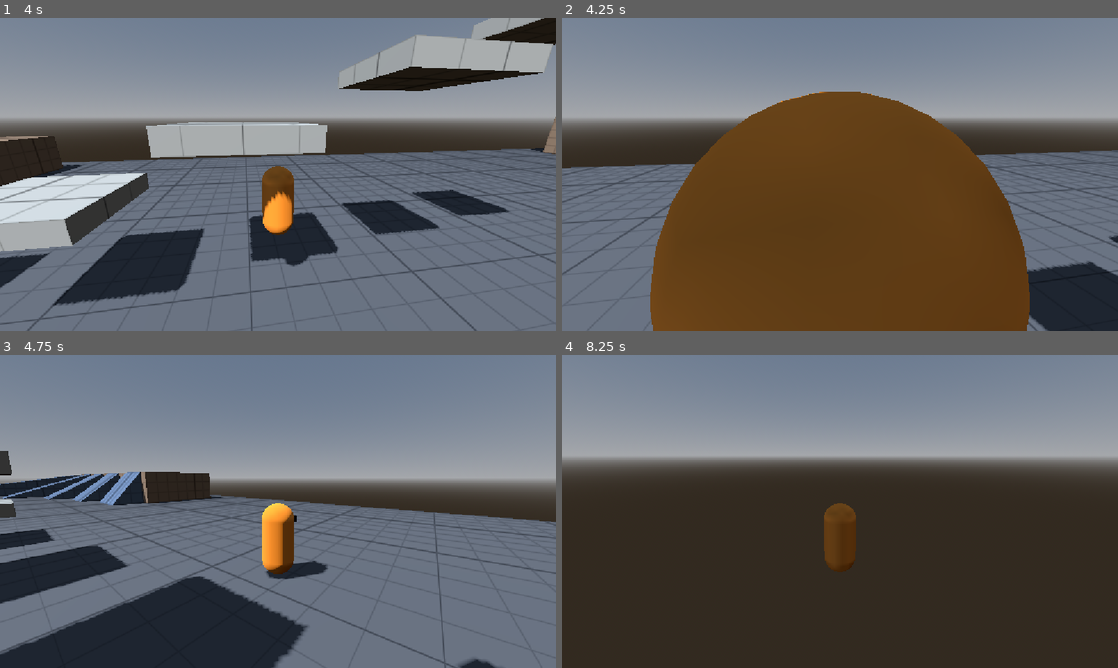
Above: before the commit, frames 1-4 (two rows, left to right).
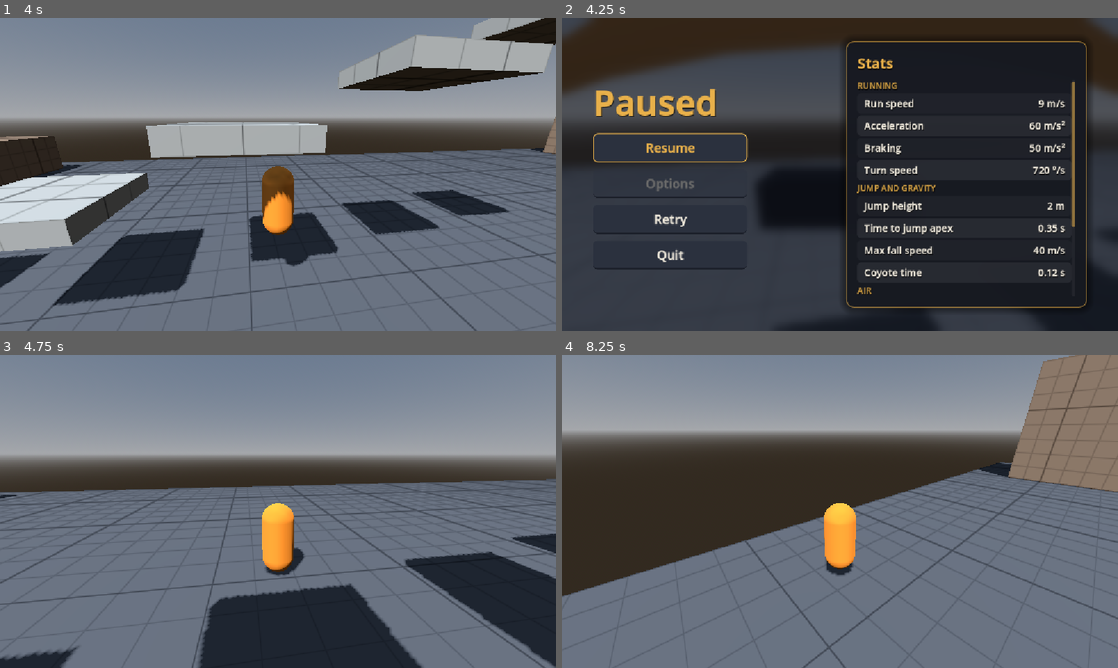
Above: after the commit, the same moments.

Repository: UriBokchoi/BroGuild
Game: Godot game, scene res://levels/test_gym/test_gym.tscn
Same seed, same stepped clock (60 frames per second), same inputs: the game is played once before the commit and once after it.
Inputs (mouse positions are in pixels of both pictures, inside the frame that each line leads up to):
- Up to frame 1 (4 s): tap Enter at 0.5 s; move the mouse to (305, 174) at 0.52 s; hold W (move_forward) from 0.53 s (still down); tap Tab (show_stats) at 0.6, 1.55, 3.05, 3.6 s; click (305, 174) at 0.67 s; tap Space (jump) at 0.77, 0.8, 1.07, 1.35, 1.52, 1.82, 2.3, 3.02, 3.32, 3.77, 3.8 s; move the mouse to (250, 174) at 1.27 s; move the mouse to (289, 168) at 2.02 s; tap Shift (dash) at 2.1 s; move the mouse to (272, 180) at 2.77 s; tap E (interact) at 2.85 s; click (272, 180) at 2.92 s; move the mouse to (316, 177) at 3.52 s
- Up to frame 2 (4.25 s): keep holding W (move_forward); tap Space (jump) at 4.07 s; tap Escape (pause) at 4.15 s
- Up to frame 3 (4.75 s): release W (move_forward) at 4.25 s; click (105, 486) at 4.25 s, where only the run after the commit has a clickable "Resume"
- Up to frame 4 (8.25 s): move the mouse to (795, 508) at 5.02 s; hold W (move_forward) 5.03-6.53 s; tap Ctrl (slide) at 5.1 s; tap Space (jump) at 5.27, 5.57, 6.05, 6.77, 7.07, 7.35, 7.52, 7.82 s; tap Tab (show_stats) at 5.3, 6.6 s; move the mouse to (845, 511) at 5.77 s; tap Alt at 5.85 s; click (845, 511) at 5.92 s; move the mouse to (817, 505) at 6.52 s; hold D (move_right) 6.53-7.28 s; move the mouse to (867, 511) at 7.27 s; hold W (move_forward) from 7.28 s (still down); move the mouse to (812, 511) at 8.02 s; tap Shift (dash) at 8.1 s; click (812, 511) at 8.17 s

Frame 1 is identical in both runs. In frame 2, 95% of the frame differs, in the area x 0-100%, y 0-100%; in frame 3, 38%; in frame 4, 64%.

Commit message:
feat(ui): menú de pausa con todas las stats del jugador
Esc pausa el juego y abre el menú: Continuar, Opciones (desactivado),
Reintentar y Salir a la izquierda; a la derecha, un panel fijo con
StatsView (stats agrupadas, traducidas, con unidad y scroll; las
modificadas, resaltadas con su base). Fondo difuminado con un shader.

Co-Authored-By: Claude Opus 5.5 <noreply@anthropic.com>

Diff:
--- a/levels/test_gym/test_gym.tscn
+++ b/levels/test_gym/test_gym.tscn
@@ -8,6 +8,7 @@
 [ext_resource type="Script" path="res://ui/mouse_capture.gd" id="6_mouse"]
 [ext_resource type="PackedScene" path="res://entities/player/player.tscn" id="7_player"]
 [ext_resource type="PackedScene" path="res://ui/debug/debug_panel.tscn" id="8_debug"]
+[ext_resource type="PackedScene" path="res://ui/menus/pause/pause_menu.tscn" id="9_pause"]
 
 [sub_resource type="ProceduralSkyMaterial" id="ProceduralSkyMaterial_lgb4e"]
 
@@ -39,6 +40,9 @@
 [node name="DebugPanel" parent="." node_paths=PackedStringArray("player") instance=ExtResource("8_debug")]
 player = NodePath("../Player")
 
+[node name="PauseMenu" parent="." node_paths=PackedStringArray("player") instance=ExtResource("9_pause")]
+player = NodePath("../Player")
+
 [node name="Geometry" type="Node3D" parent="." unique_id=361505001]
 
 [node name="Floor" type="CSGBox3D" parent="Geometry" unique_id=1523250139]
--- /dev/null
+++ b/tests/integration/ui/menus/pause/test_pause_menu.gd
@@ -0,0 +1,64 @@
+extends GutTest
+## Menú de pausa: Esc lo abre y lo cierra pausando el juego, y muestra todas las stats del
+## jugador, resaltando las modificadas.
+
+const PlayerScene := preload("res://entities/player/player.tscn")
+const MenuScene := preload("res://ui/menus/pause/pause_menu.tscn")
+
+var _player: Player
+var _menu: PauseMenu
+
+
+func before_each() -> void:
+	_player = PlayerScene.instantiate() as Player
+	add_child_autofree(_player)
+	_menu = MenuScene.instantiate() as PauseMenu
+	_menu.player = _player
+	add_child_autofree(_menu)
+
+
+func after_each() -> void:
+	# Nunca dejar el árbol en pausa: GUT se quedaría parado.
+	get_tree().paused = false
+
+
+func test_escape_opens_and_closes_pausing_the_game() -> void:
+	assert_false(_menu.visible)
+	_menu._unhandled_input(_press(InputActions.PAUSE))
+	assert_true(_menu.visible)
+	assert_true(get_tree().paused)
+	_menu._unhandled_input(_press(InputActions.PAUSE))
+	assert_false(_menu.visible)
+	assert_false(get_tree().paused)
+
+
+func test_continue_resumes_the_game() -> void:
+	_menu.open()
+	(_menu.get_node(^"%Continue") as Button).pressed.emit()
+	assert_false(_menu.visible)
+	assert_false(get_tree().paused)
+
+
+func test_options_is_disabled_for_now() -> void:
+	var options := _menu.get_node(^"Margin/Layout/Menu/Options") as Button
+	assert_true(options.disabled)
+
+
+func test_shows_every_player_stat() -> void:
+	var view := _menu.get_node(^"%StatsView") as StatsView
+	assert_eq(view.shown_stats(), _player.stats.get_stats())
+
+
+func test_modified_stats_are_highlighted_when_opening() -> void:
+	var view := _menu.get_node(^"%StatsView") as StatsView
+	_player.stats.add_modifier(StatModifier.create(&"run_speed", StatModifier.Kind.PERCENT, 0.2), self)
+	_menu.open()
+	assert_true(view.is_highlighted(&"run_speed"))
+	assert_false(view.is_highlighted(&"jump_height"))
+
+
+func _press(action: StringName) -> InputEventAction:
+	var event := InputEventAction.new()
+	event.action = action
+	event.pressed = true
+	return event
--- /dev/null
+++ b/ui/menus/pause/pause_menu.gd
@@ -0,0 +1,66 @@
+class_name PauseMenu
+extends CanvasLayer
+## Menú de pausa (Esc): pausa el juego y pide el cursor. A la izquierda, las opciones; a la
+## derecha, todas las stats del jugador. «Opciones» aún no hace nada (desactivado).
+## Funciona con el juego en pausa ([code]process_mode = ALWAYS[/code] en la escena).
+
+## Jugador cuyas stats se muestran.
+@export var player: Player
+
+@onready var _continue: Button = %Continue
+@onready var _retry: Button = %Retry
+@onready var _quit: Button = %Quit
+@onready var _stats_view: StatsView = %StatsView
+
+
+func _ready() -> void:
+	_continue.pressed.connect(close)
+	_retry.pressed.connect(_retry_run)
+	_quit.pressed.connect(_quit_game)
+	_stats_view.show_stats(player.stats)
+	visible = false
+
+
+func _unhandled_input(event: InputEvent) -> void:
+	if not event.is_action_pressed(InputActions.PAUSE):
+		return
+	if visible:
+		close()
+	else:
+		open()
+	get_viewport().set_input_as_handled()
+
+
+func _exit_tree() -> void:
+	# Si la escena se va con el menú abierto, que no deje el juego en pausa ni el cursor pedido.
+	if visible:
+		_set_open(false)
+
+
+## Abre el menú: pausa el juego, muestra las stats al día y deja el foco en «Continuar».
+func open() -> void:
+	_stats_view.refresh()
+	_set_open(true)
+	_continue.grab_focus()
+
+
+## Cierra el menú y reanuda el juego.
+func close() -> void:
+	# Sin esto, un botón con foco seguiría respondiendo a Espacio (que es saltar).
+	get_viewport().gui_release_focus()
+	_set_open(false)
+
+
+func _set_open(open_menu: bool) -> void:
+	visible = open_menu
+	get_tree().paused = open_menu
+	EventBus.cursor_requested.emit(self, open_menu)
+
+
+func _retry_run() -> void:
+	close()
+	get_tree().reload_current_scene()
+
+
+func _quit_game() -> void:
+	get_tree().quit()
--- /dev/null
+++ b/ui/menus/pause/pause_menu.tscn
@@ -0,0 +1,94 @@
+[gd_scene format=3]
+
+[ext_resource type="Script" path="res://ui/menus/pause/pause_menu.gd" id="1_pause"]
+[ext_resource type="Shader" path="res://vfx/shaders/screen_blur.gdshader" id="2_blur"]
+[ext_resource type="Script" path="res://ui/stats/stats_view.gd" id="3_stats"]
+
+[sub_resource type="ShaderMaterial" id="ShaderMaterial_blur"]
+shader = ExtResource("2_blur")
+shader_parameter/blur_lod = 2.5
+shader_parameter/tint = Color(0.05, 0.06, 0.09, 0.55)
+
+[node name="PauseMenu" type="CanvasLayer"]
+process_mode = 3
+layer = 50
+script = ExtResource("1_pause")
+
+[node name="Blur" type="ColorRect" parent="."]
+material = SubResource("ShaderMaterial_blur")
+anchors_preset = 15
+anchor_right = 1.0
+anchor_bottom = 1.0
+grow_horizontal = 2
+grow_vertical = 2
+
+[node name="Margin" type="MarginContainer" parent="."]
+anchors_preset = 15
+anchor_right = 1.0
+anchor_bottom = 1.0
+grow_horizontal = 2
+grow_vertical = 2
+theme_type_variation = &"ScreenMargin"
+
+[node name="Layout" type="HBoxContainer" parent="Margin"]
+layout_mode = 2
+
+[node name="Menu" type="VBoxContainer" parent="Margin/Layout"]
+custom_minimum_size = Vector2(320, 0)
+layout_mode = 2
+size_flags_vertical = 4
+theme_type_variation = &"MenuList"
+
+[node name="Title" type="Label" parent="Margin/Layout/Menu"]
+layout_mode = 2
+theme_type_variation = &"TitleLabel"
+text = "PAUSE_TITLE"
+
+[node name="Continue" type="Button" parent="Margin/Layout/Menu"]
+unique_name_in_owner = true
+layout_mode = 2
+text = "PAUSE_CONTINUE"
+
+[node name="Options" type="Button" parent="Margin/Layout/Menu"]
+layout_mode = 2
+disabled = true
+text = "PAUSE_OPTIONS"
+
+[node name="Retry" type="Button" parent="Margin/Layout/Menu"]
+unique_name_in_owner = true
+layout_mode = 2
+text = "PAUSE_RETRY"
+
+[node name="Quit" type="Button" parent="Margin/Layout/Menu"]
+unique_name_in_owner = true
+layout_mode = 2
+text = "PAUSE_QUIT"
+
+[node name="Spacer" type="Control" parent="Margin/Layout"]
+layout_mode = 2
+size_flags_horizontal = 3
+
+[node name="StatsPanel" type="PanelContainer" parent="Margin/Layout"]
+custom_minimum_size = Vector2(500, 0)
+layout_mode = 2
+
+[node name="Content" type="VBoxContainer" parent="Margin/Layout/StatsPanel"]
+layout_mode = 2
+theme_type_variation = &"MenuList"
+
+[node name="Header" type="Label" parent="Margin/Layout/StatsPanel/Content"]
+layout_mode = 2
+theme_type_variation = &"HeaderLabel"
+text = "PAUSE_STATS_TITLE"
+
+[node name="Scroll" type="ScrollContainer" parent="Margin/Layout/StatsPanel/Content"]
+layout_mode = 2
+size_flags_vertical = 3
+horizontal_scroll_mode = 0
+
+[node name="StatsView" type="VBoxContainer" parent="Margin/Layout/StatsPanel/Content/Scroll"]
+unique_name_in_owner = true
+layout_mode = 2
+size_flags_horizontal = 3
+theme_type_variation = &"StatList"
+script = ExtResource("3_stats")
--- /dev/null
+++ b/ui/stats/stats_view.gd
@@ -0,0 +1,115 @@
+class_name StatsView
+extends VBoxContainer
+## Lista de las stats de un [StatsComponent]: agrupadas como en sus datos
+## ([code]@export_group[/code]), con nombre traducido, unidad y filas alternas. Las que cambian
+## por mejoras o maldiciones se resaltan con su valor base al lado. Una stat nueva aparece sola;
+## solo necesita su traducción ([code]STAT_<NOMBRE>[/code] en data/i18n).
+
+var _stats: StatsComponent
+var _rows: Dictionary[StringName, StatRow] = {}
+
+
+## Construye la lista para [param stats]. Se puede volver a llamar con otro componente.
+func show_stats(stats: StatsComponent) -> void:
+	_clear()
+	_stats = stats
+	var row_index := 0
+	# El encabezado se pone con la primera stat del grupo: los Resources traen grupos propios
+	# («Resource») sin stats.
+	var pending_group := ""
+	for source: Resource in stats.sources:
+		for property: Dictionary in source.get_property_list():
+			var usage: int = property["usage"]
+			var property_name: String = property["name"]
+			if usage & PROPERTY_USAGE_GROUP:
+				pending_group = property_name
+			elif stats.has_stat(property_name):
+				if not pending_group.is_empty():
+					_add_group(pending_group)
+					pending_group = ""
+					row_index = 0
+				_add_row(property, row_index)
+				row_index += 1
+	refresh()
+
+
+## Actualiza los valores (al abrir el menú, tras una mejora…).
+func refresh() -> void:
+	for stat: StringName in _rows:
+		_rows[stat].show_value(_stats.get_value(stat), _stats.get_base(stat))
+
+
+## Stats que muestra, en orden.
+func shown_stats() -> Array[StringName]:
+	var stats: Array[StringName] = []
+	stats.assign(_rows.keys())
+	return stats
+
+
+## ¿Se muestra [param stat] resaltada (distinta de su base)?
+func is_highlighted(stat: StringName) -> bool:
+	return _rows.has(stat) and _rows[stat].modified
+
+
+func _clear() -> void:
+	for child: Node in get_children():
+		child.queue_free()
+	_rows.clear()
+
+
+func _add_group(group: String) -> void:
+	var label := Label.new()
+	label.text = StatFormat.group_key(group)
+	label.theme_type_variation = &"StatGroupLabel"
+	label.uppercase = true
+	add_child(label)
+
+
+func _add_row(property: Dictionary, index: int) -> void:
+	var row := StatRow.new(property)
+	row.theme_type_variation = &"StatRow" if index % 2 == 0 else &"StatRowAlt"
+	add_child(row)
+	var stat: StringName = property["name"]
+	_rows[stat] = row
+
+
+## Fila de una stat: nombre a la izquierda; valor (y base si está modificada) a la derecha.
+class StatRow:
+	extends PanelContainer
+
+	## El valor mostrado es distinto de la base.
+	var modified: bool = false
+	var _property: Dictionary
+	var _value: Label
+	var _base: Label
+
+	func _init(property: Dictionary) -> void:
+		_property = property
+		var layout := HBoxContainer.new()
+		add_child(layout)
+		var stat_name := Label.new()
+		var stat: StringName = property["name"]
+		stat_name.text = StatFormat.name_key(stat)
+		stat_name.theme_type_variation = &"StatNameLabel"
+		stat_name.size_flags_horizontal = Control.SIZE_EXPAND_FILL
+		layout.add_child(stat_name)
+		_base = _fixed_label(&"StatBaseLabel")
+		_base.size_flags_vertical = Control.SIZE_SHRINK_CENTER
+		layout.add_child(_base)
+		_value = _fixed_label(&"StatValueLabel")
+		layout.add_child(_value)
+
+	## Muestra [param value]; si no es la base, lo resalta y enseña la base.
+	func show_value(value: float, base: float) -> void:
+		modified = not is_equal_approx(value, base)
+		_value.text = StatFormat.format(value, _property)
+		_value.theme_type_variation = &"StatModifiedLabel" if modified else &"StatValueLabel"
+		_base.visible = modified
+		_base.text = tr(&"STAT_BASE") % StatFormat.format(base, _property)
+
+	## Etiqueta para números: no se traduce, porque su texto ya viene formateado.
+	func _fixed_label(variation: StringName) -> Label:
+		var label := Label.new()
+		label.theme_type_variation = variation
+		label.auto_translate_mode = Node.AUTO_TRANSLATE_MODE_DISABLED
+		return label
--- /dev/null
+++ b/vfx/shaders/screen_blur.gdshader
@@ -0,0 +1,13 @@
+// Fondo de los menús: difumina lo que hay detrás (mipmaps de la pantalla) y lo tiñe.
+shader_type canvas_item;
+
+uniform sampler2D screen_texture : hint_screen_texture, filter_linear_mipmap;
+// Nivel de mipmap: cuanto más alto, más difuminado.
+uniform float blur_lod : hint_range(0.0, 8.0) = 2.5;
+// Color del tinte; su alfa es cuánto tapa la imagen.
+uniform vec4 tint : source_color = vec4(0.05, 0.06, 0.09, 0.55);
+
+void fragment() {
+	vec3 background = textureLod(screen_texture, SCREEN_UV, blur_lod).rgb;
+	COLOR = vec4(mix(background, tint.rgb, tint.a), 1.0);
+}
Not shown, added: tests/integration/ui/menus/pause/test_pause_menu.gd.uid
Not shown, added: ui/menus/pause/pause_menu.gd.uid
Not shown, added: ui/stats/stats_view.gd.uid
